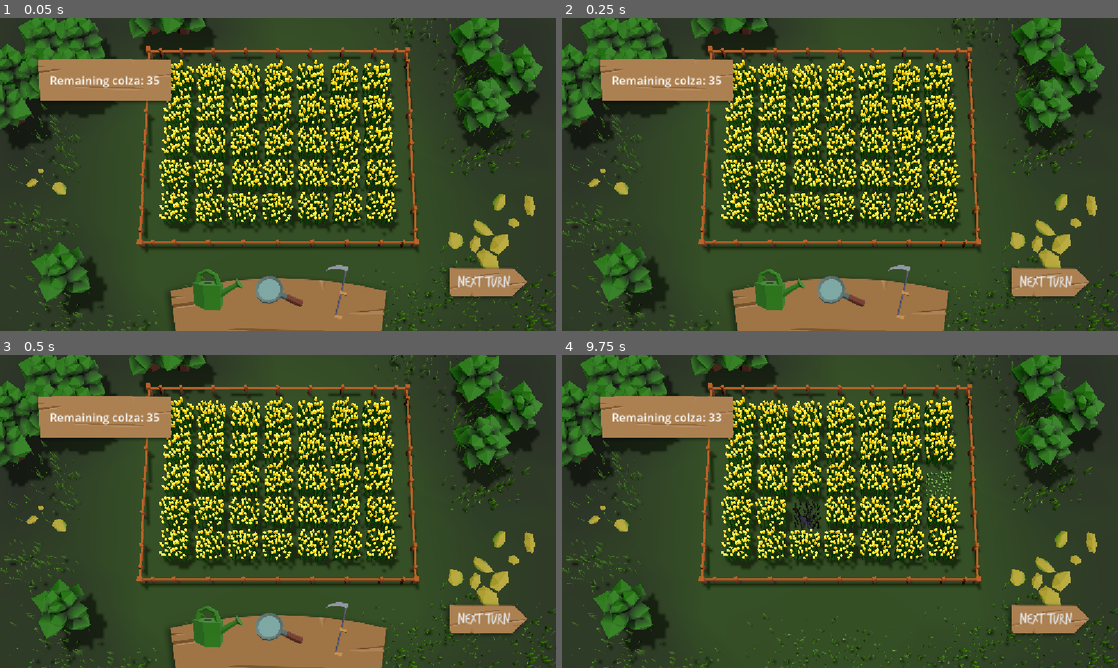
Above: before the commit, frames 1-4 (two rows, left to right).
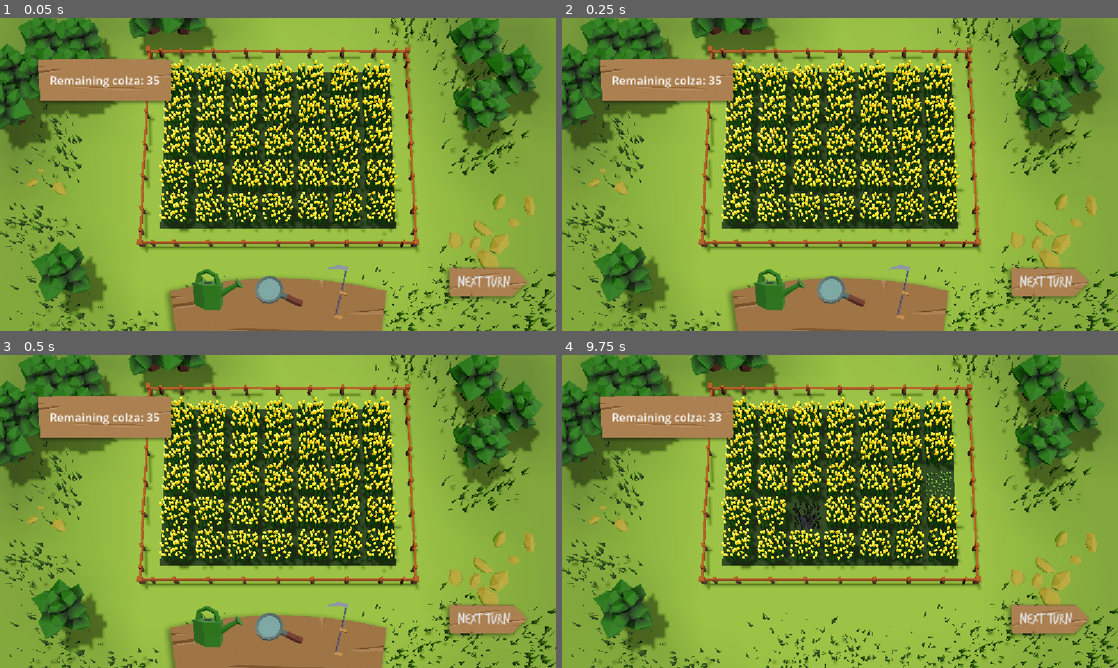
Above: after the commit, the same moments.

Repository: Squix/scientific_game_jam_26
Game: Godot game, scene res://scenes/game.tscn
Same seed, same stepped clock (60 frames per second), same inputs: the game is played once before the commit and once after it.
Inputs (mouse positions are in pixels of both pictures, inside the frame that each line leads up to):
- Up to frame 1 (0.05 s): no input
- Up to frame 2 (0.25 s): no input
- Up to frame 3 (0.5 s): no input
- Up to frame 4 (9.75 s): click "NEXT TURN" at 0.5 s; click "NEXT TURN" at 1.25 s; click (778, 630) at 2 s; click (840, 630) at 2.75 s; click (901, 630) at 3.5 s; click (778, 630) at 4.25 s; click (840, 630) at 5 s; click (901, 630) at 5.75 s; click "NEXT TURN" at 6.5 s; click (778, 630) at 7.25 s; click (840, 630) at 8 s; click (901, 630) at 8.75 s; tap Enter at 9.5 s; move the mouse to (962, 495) at 9.52 s; press the mouse at (962, 495) at 9.53 s

The runs differ from the first frame. In frame 1, 55% of the frame differs, in the area x 0-100%, y 0-100%; in frame 2, 55%; in frame 3, 55%; in frame 4, 61%.

Commit message:
fix: change rendered to be web first

Diff:
--- a/project.godot
+++ b/project.godot
@@ -38,4 +38,7 @@
 [rendering]
 
 rendering_device/driver.windows="d3d12"
+renderer/rendering_method="gl_compatibility"
+renderer/rendering_method.mobile="gl_compatibility"
+textures/vram_compression/import_etc2_astc=true
 anti_aliasing/quality/msaa_2d=1
--- a/scenes/map/smallMap.tscn
+++ b/scenes/map/smallMap.tscn
@@ -4,7 +4,7 @@
 [ext_resource type="PackedScene" uid="uid://bd7siok0ifx5h" path="res://Assets/Rock_2.glb" id="2_nhgmv"]
 [ext_resource type="PackedScene" uid="uid://cnnk5xh6y2buw" path="res://Assets/Rock_3.glb" id="3_3lurt"]
 [ext_resource type="PackedScene" uid="uid://eehg02iwmv6n" path="res://Assets/Tree.glb" id="4_t11rc"]
-[ext_resource type="PackedScene" uid="uid://cvdiytsidpf2v" path="res://Assets/Ground_empty_Grid7by5.glb" id="5_odcj6"]
+[ext_resource type="PackedScene" uid="uid://dbqln07huo7dk" path="res://Assets/Ground_empty_Grid7by5.fbx" id="5_dhpx2"]
 [ext_resource type="PackedScene" uid="uid://04jpu4u50cch" path="res://Assets/Barriere_Side.glb" id="6_iw47v"]
 [ext_resource type="PackedScene" uid="uid://kig6fss3dfqi" path="res://Assets/Barriere_Corner.glb" id="7_u6xc2"]
 [ext_resource type="PackedScene" uid="uid://vjp0p87mkqj7" path="res://Assets/Grass_Patch_1.glb" id="8_iyi3l"]
@@ -86,7 +86,7 @@
 [node name="Environment17" parent="Decor" unique_id=1101064434 instance=ExtResource("4_t11rc")]
 transform = Transform3D(-4.371139e-08, 0, -1, 0, 1, 0, 1, 0, -4.371139e-08, -2, 0, -7)
 
-[node name="Environment" parent="Decor" unique_id=1600865156 instance=ExtResource("5_odcj6")]
+[node name="Ground_empty_Grid7by5" parent="Decor" unique_id=1302742735 instance=ExtResource("5_dhpx2")]
 
 [node name="Barrieres" type="Node3D" parent="." unique_id=1991597267]
 
Not shown, added: Assets/Ground_empty_Grid7by5.fbx.import
Not shown, changed: export_presets.cfg
